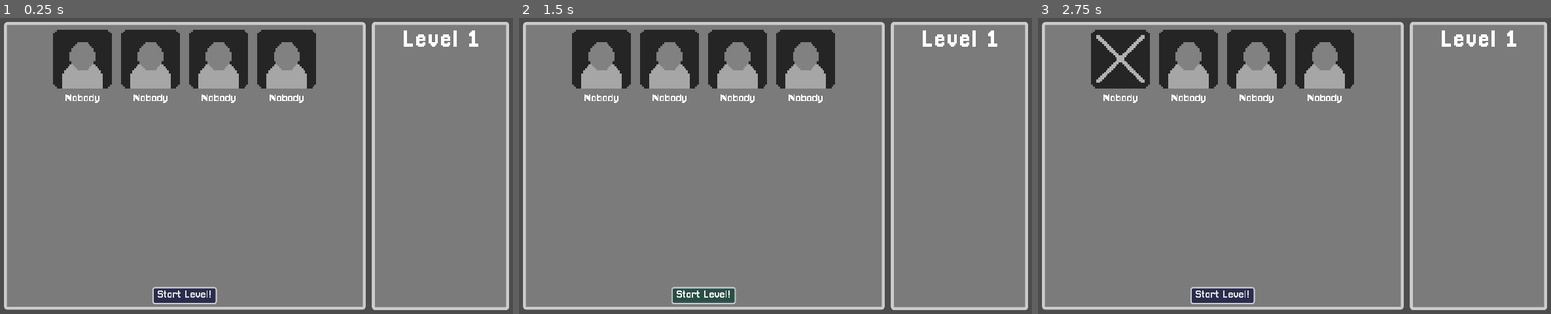
Above: before the commit, frames 1-3 (left to right).
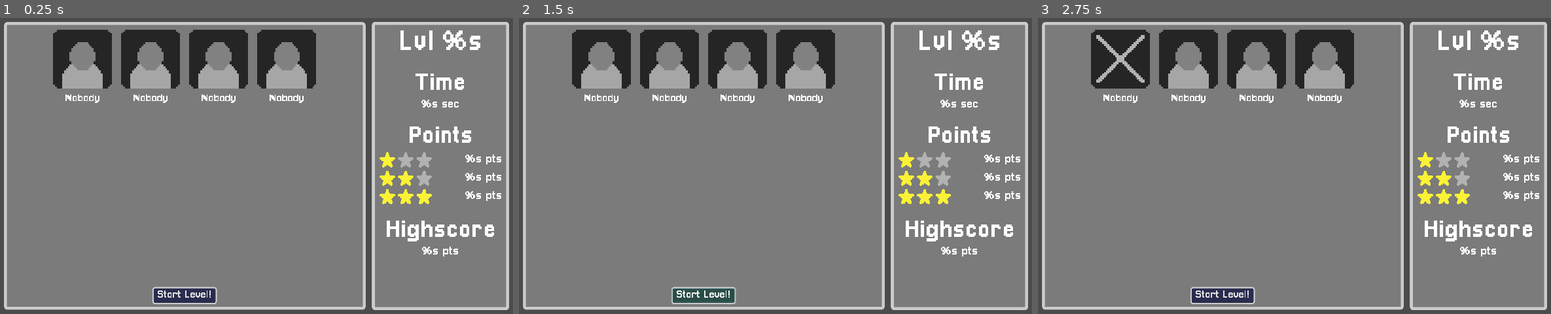
Above: after the commit, the same moments.

Repository: pastra98/DriveMeInsane
Game: Godot game, scene res://gui/before_level/BeforeLevel.tscn
Same seed, same stepped clock (60 frames per second), same inputs: the game is played once before the commit and once after it. This scene is started directly instead of the project's main scene.
Inputs (mouse positions are in pixels of both pictures, inside the frame that each line leads up to):
- Up to frame 1 (0.25 s): no input
- Up to frame 2 (1.5 s): click "Start Level!" at 0.5 s; click "Start Level!" at 1.25 s
- Up to frame 3 (2.75 s): click (1120, 59) at 2.02 s

The runs differ from the first frame. In frame 1, 2.7% of the frame differs, in the area x 73-98%, y 4-81%; in frame 2, 2.7%; in frame 3, 2.7%.
Error in both runs: Invalid get index 'unlocked_passengers' (on base: 'null instance'). (res://gui/gui_manager.gd:8)

Commit message:
implement level info

Diff:
--- a/src/environment/levels/level.gd
+++ b/src/environment/levels/level.gd
@@ -46,7 +46,13 @@
     for passenger in unlocked_passengers:
         var new_passenger = Passenger.new(passenger)
         available_passengers.append(new_passenger)
-    GuiManager.add_passenger_picker(available_passengers)
+    # pass level nr to lvl info
+    var lvl_info = {
+        "lvl_nr": level_nr, "time": time_to_complete,
+        "1star": points_1_star, "2star": points_2_stars, "3star": points_3_stars,
+        "prev_points": main.completed_lvls[level_nr] if main.completed_lvls.has(level_nr) else 0
+    }
+    GuiManager.show_passenger_picker(available_passengers, lvl_info)
 
 
 func add_passenger_to_player(passenger_ref: Passenger):
@@ -76,7 +82,7 @@
         selected_passenger_names.append(passenger.name)
         selected_passenger_refs.append(passenger)
     # set up the gui
-    GuiManager.load_game_hud(player, selected_passenger_refs)
+    GuiManager.show_game_hud(player, selected_passenger_refs)
     # delay a bit and then start timer
     # TODO: show some countdown and ticking noise here
     get_tree().paused = true
--- a/src/gui/before_level/BeforeLevel.tscn
+++ b/src/gui/before_level/BeforeLevel.tscn
@@ -1,8 +1,7 @@
-[gd_scene load_steps=4 format=2]
+[gd_scene load_steps=3 format=2]
 
 [ext_resource path="res://gui/before_level/passenger_picker/PassengerPicker.tscn" type="PackedScene" id=1]
-[ext_resource path="res://gui/theme/pixel_theme.tres" type="Theme" id=2]
-[ext_resource path="res://gui/fonts/pixellari_48.tres" type="DynamicFont" id=3]
+[ext_resource path="res://gui/before_level/level_info/LevelInfo.tscn" type="PackedScene" id=2]
 
 [node name="BeforeLevel" type="Control"]
 anchor_right = 1.0
@@ -15,30 +14,4 @@
 margin_bottom = 337.0
 rect_scale = Vector2( 0.9, 0.9 )
 
-[node name="LevelInfo" type="MarginContainer" parent="."]
-anchor_left = 0.727
-anchor_top = 0.04
-anchor_right = 0.977
-anchor_bottom = 0.96
-margin_left = -0.448059
-margin_right = -0.448059
-theme = ExtResource( 2 )
-
-[node name="Panel" type="Panel" parent="LevelInfo"]
-margin_right = 256.0
-margin_bottom = 552.0
-
-[node name="VBoxContainer" type="VBoxContainer" parent="LevelInfo/Panel"]
-margin_left = 8.0
-margin_top = 8.0
-margin_right = 248.0
-margin_bottom = 544.0
-size_flags_horizontal = 3
-size_flags_vertical = 3
-
-[node name="LvlName" type="Label" parent="LevelInfo/Panel/VBoxContainer"]
-margin_right = 240.0
-margin_bottom = 48.0
-custom_fonts/font = ExtResource( 3 )
-text = "Level 1"
-align = 1
+[node name="LevelInfo" parent="." instance=ExtResource( 2 )]
--- /dev/null
+++ b/src/gui/before_level/level_info/LevelInfo.tscn
@@ -0,0 +1,197 @@
+[gd_scene load_steps=8 format=2]
+
+[ext_resource path="res://gui/fonts/pixellari_24.tres" type="DynamicFont" id=1]
+[ext_resource path="res://gui/theme/pixel_theme.tres" type="Theme" id=2]
+[ext_resource path="res://gui/fonts/pixellari_48.tres" type="DynamicFont" id=3]
+[ext_resource path="res://gui/game_over/star.png" type="Texture" id=4]
+[ext_resource path="res://gui/game_over/star_gray.png" type="Texture" id=5]
+[ext_resource path="res://gui/fonts/pixellari_56.tres" type="DynamicFont" id=6]
+[ext_resource path="res://gui/before_level/level_info/level_info.gd" type="Script" id=7]
+
+[node name="LevelInfo" type="MarginContainer"]
+anchor_left = 0.727
+anchor_top = 0.04
+anchor_right = 0.977
+anchor_bottom = 0.96
+margin_left = -0.448059
+margin_right = -0.448059
+theme = ExtResource( 2 )
+script = ExtResource( 7 )
+
+[node name="Panel" type="Panel" parent="."]
+margin_right = 256.0
+margin_bottom = 552.0
+
+[node name="VBoxContainer" type="VBoxContainer" parent="Panel"]
+margin_left = 8.0
+margin_top = 8.0
+margin_right = 248.0
+margin_bottom = 544.0
+size_flags_horizontal = 3
+size_flags_vertical = 3
+
+[node name="LvlName" type="Label" parent="Panel/VBoxContainer"]
+margin_right = 240.0
+margin_bottom = 56.0
+custom_fonts/font = ExtResource( 6 )
+text = "Lvl %s"
+align = 1
+
+[node name="Sep1" type="Control" parent="Panel/VBoxContainer"]
+margin_top = 60.0
+margin_right = 240.0
+margin_bottom = 80.0
+rect_min_size = Vector2( 0, 20 )
+
+[node name="Time" type="Label" parent="Panel/VBoxContainer"]
+margin_top = 84.0
+margin_right = 240.0
+margin_bottom = 132.0
+custom_fonts/font = ExtResource( 3 )
+text = "Time"
+align = 1
+
+[node name="TimeSec" type="Label" parent="Panel/VBoxContainer"]
+margin_top = 136.0
+margin_right = 240.0
+margin_bottom = 160.0
+rect_pivot_offset = Vector2( -1066, -32 )
+custom_fonts/font = ExtResource( 1 )
+text = "%s sec"
+align = 1
+
+[node name="Sep2" type="Control" parent="Panel/VBoxContainer"]
+margin_top = 164.0
+margin_right = 240.0
+margin_bottom = 184.0
+rect_min_size = Vector2( 0, 20 )
+
+[node name="PointsRequired" type="Label" parent="Panel/VBoxContainer"]
+margin_top = 188.0
+margin_right = 240.0
+margin_bottom = 236.0
+custom_fonts/font = ExtResource( 3 )
+text = "Points"
+align = 1
+
+[node name="For1Star" type="HBoxContainer" parent="Panel/VBoxContainer"]
+margin_top = 240.0
+margin_right = 240.0
+margin_bottom = 272.0
+alignment = 1
+
+[node name="Star1" type="TextureRect" parent="Panel/VBoxContainer/For1Star"]
+margin_right = 32.0
+margin_bottom = 32.0
+texture = ExtResource( 4 )
+
+[node name="Star2" type="TextureRect" parent="Panel/VBoxContainer/For1Star"]
+margin_left = 36.0
+margin_right = 68.0
+margin_bottom = 32.0
+texture = ExtResource( 5 )
+
+[node name="Star3" type="TextureRect" parent="Panel/VBoxContainer/For1Star"]
+margin_left = 72.0
+margin_right = 104.0
+margin_bottom = 32.0
+texture = ExtResource( 5 )
+
+[node name="Label" type="Label" parent="Panel/VBoxContainer/For1Star"]
+margin_left = 108.0
+margin_top = 4.0
+margin_right = 240.0
+margin_bottom = 28.0
+size_flags_horizontal = 3
+text = "%s pts"
+align = 2
+valign = 1
+
+[node name="For2Star" type="HBoxContainer" parent="Panel/VBoxContainer"]
+margin_top = 276.0
+margin_right = 240.0
+margin_bottom = 308.0
+alignment = 1
+
+[node name="Star1" type="TextureRect" parent="Panel/VBoxContainer/For2Star"]
+margin_right = 32.0
+margin_bottom = 32.0
+texture = ExtResource( 4 )
+
+[node name="Star2" type="TextureRect" parent="Panel/VBoxContainer/For2Star"]
+margin_left = 36.0
+margin_right = 68.0
+margin_bottom = 32.0
+texture = ExtResource( 4 )
+
+[node name="Star3" type="TextureRect" parent="Panel/VBoxContainer/For2Star"]
+margin_left = 72.0
+margin_right = 104.0
+margin_bottom = 32.0
+texture = ExtResource( 5 )
+
+[node name="Label" type="Label" parent="Panel/VBoxContainer/For2Star"]
+margin_left = 108.0
+margin_top = 4.0
+margin_right = 240.0
+margin_bottom = 28.0
+size_flags_horizontal = 3
+text = "%s pts"
+align = 2
+valign = 1
+
+[node name="For3Star" type="HBoxContainer" parent="Panel/VBoxContainer"]
+margin_top = 312.0
+margin_right = 240.0
+margin_bottom = 344.0
+alignment = 1
+
+[node name="Star1" type="TextureRect" parent="Panel/VBoxContainer/For3Star"]
+margin_right = 32.0
+margin_bottom = 32.0
+texture = ExtResource( 4 )
+
+[node name="Star2" type="TextureRect" parent="Panel/VBoxContainer/For3Star"]
+margin_left = 36.0
+margin_right = 68.0
+margin_bottom = 32.0
+texture = ExtResource( 4 )
+
+[node name="Star3" type="TextureRect" parent="Panel/VBoxContainer/For3Star"]
+margin_left = 72.0
+margin_right = 104.0
+margin_bottom = 32.0
+texture = ExtResource( 4 )
+
+[node name="Label" type="Label" parent="Panel/VBoxContainer/For3Star"]
+margin_left = 108.0
+margin_top = 4.0
+margin_right = 240.0
+margin_bottom = 28.0
+size_flags_horizontal = 3
+text = "%s pts"
+align = 2
+valign = 1
+
+[node name="Sep3" type="Control" parent="Panel/VBoxContainer"]
+margin_top = 348.0
+margin_right = 240.0
+margin_bottom = 368.0
+rect_min_size = Vector2( 0, 20 )
+
+[node name="Highscore" type="Label" parent="Panel/VBoxContainer"]
+margin_top = 372.0
+margin_right = 240.0
+margin_bottom = 420.0
+custom_fonts/font = ExtResource( 3 )
+text = "Highscore"
+align = 1
+
+[node name="PrevPoints" type="Label" parent="Panel/VBoxContainer"]
+margin_top = 424.0
+margin_right = 240.0
+margin_bottom = 448.0
+rect_pivot_offset = Vector2( -1066, -32 )
+custom_fonts/font = ExtResource( 1 )
+text = "%s pts"
+align = 1
--- /dev/null
+++ b/src/gui/before_level/level_info/level_info.gd
@@ -0,0 +1,9 @@
+extends MarginContainer
+
+func setup(info: Dictionary):
+    $"Panel/VBoxContainer/LvlName".text %= info["lvl_nr"]
+    $"Panel/VBoxContainer/TimeSec".text %= info["time"]
+    $"Panel/VBoxContainer/For1Star/Label".text %= info["1star"]
+    $"Panel/VBoxContainer/For2Star/Label".text %= info["2star"]
+    $"Panel/VBoxContainer/For3Star/Label".text %= info["3star"]
+    $"Panel/VBoxContainer/PrevPoints".text %= info["prev_points"]
--- /dev/null
+++ b/src/gui/fonts/pixellari_56.tres
@@ -0,0 +1,7 @@
+[gd_resource type="DynamicFont" load_steps=2 format=2]
+
+[ext_resource path="res://gui/fonts/pixellari.tres" type="DynamicFontData" id=1]
+
+[resource]
+size = 56
+font_data = ExtResource( 1 )
--- a/src/gui/gui_manager.gd
+++ b/src/gui/gui_manager.gd
@@ -17,18 +17,21 @@
     mm.get_node("LevelPicker").connect("new_level_picked", main, "load_level")
     add_child(mm)
 
-# ---------- PASSENGER PICKER ----------
+# ---------- BEFORE LEVEL ----------
 
-func add_passenger_picker(passenger_refs_arr: Array):
+func show_passenger_picker(passenger_refs_arr: Array, lvl_info: Dictionary):
     clear_control_children()
     var before_level = load("res://gui/before_level/BeforeLevel.tscn").instance()
     add_child(before_level) # needs to be caled b4 adding passengers
+    # pass passenger refs to Picker, TODO: make this more elegant - maybe add script to BeforeLevel scene root
     before_level.get_node("PassengerPicker").add_passenger_cards(passenger_refs_arr)
     before_level.get_node("PassengerPicker").connect("level_started", $"/root/Main/Level", "start_level")
+    # pass level info to info scene
+    before_level.get_node("LevelInfo").setup(lvl_info)
 
 # ---------- UI WHILE DRIVING IN LEVEL ----------
 
-func load_game_hud(player: Node2D, passenger_refs_arr: Array):
+func show_game_hud(player: Node2D, passenger_refs_arr: Array):
     # set's up the UI elements needed during gameplay
     clear_control_children()
     var hud = load("res://gui/game_hud/GameHUD.tscn").instance()
